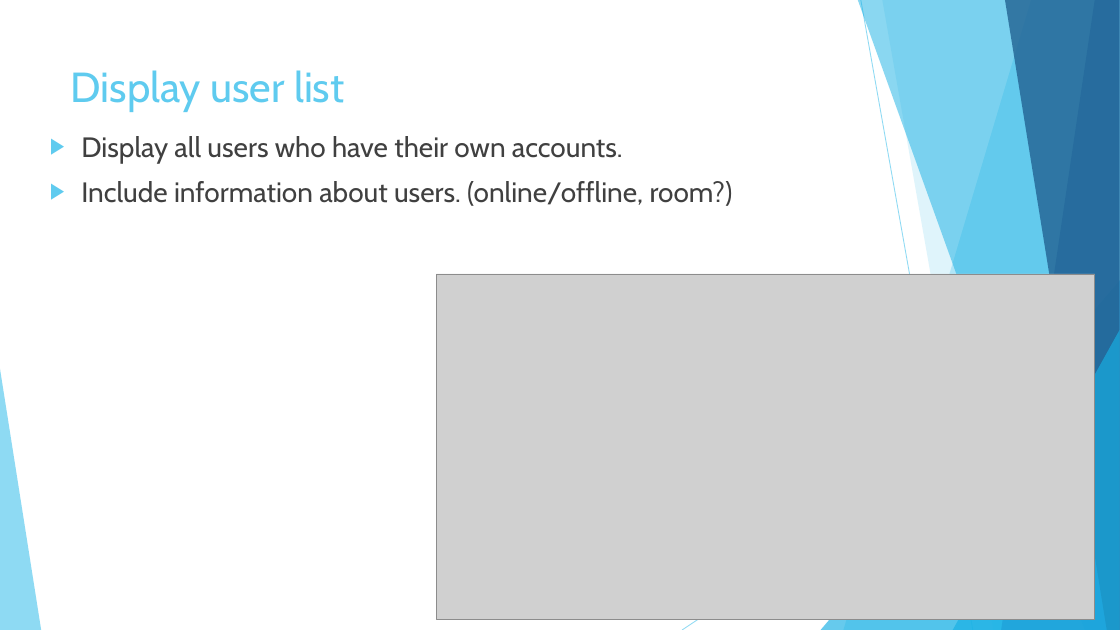
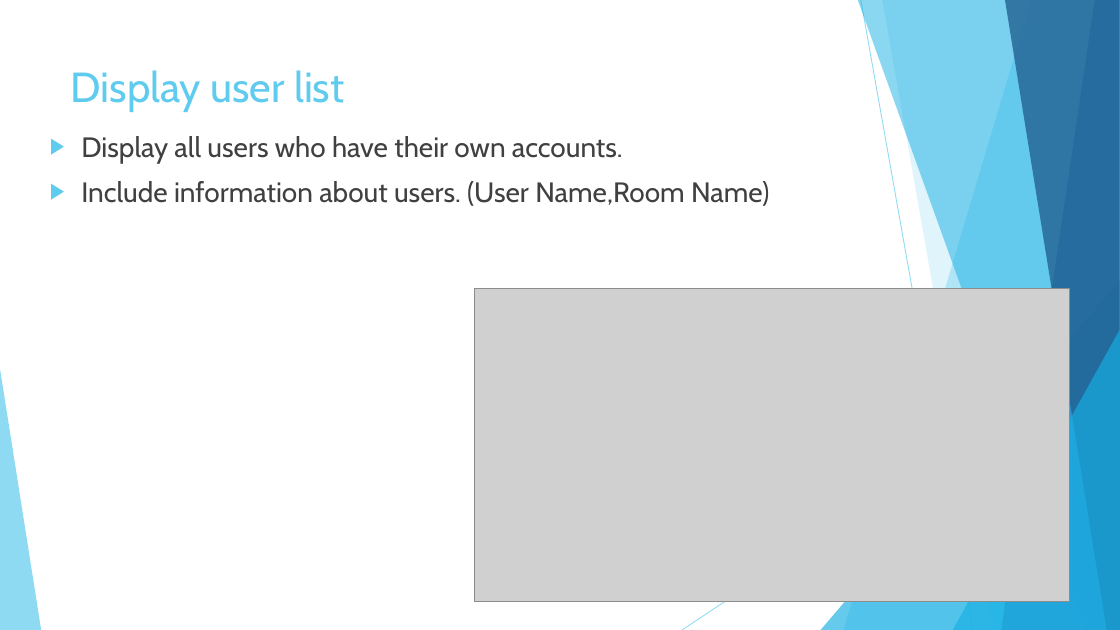
Before and after one commit to Tomdemort/SugChat, a slide deck: slide 2 of doc/day8/A_K_day8.pptx. Drawn at 1120x630 pixels with LibreOffice and Linux fonts; fonts in the diff are those of the drawing; grey boxes stand for pictures. Boxes give left, top, right and bottom in pixels: in the first picture for what was removed or moved away, otherwise in the second. Text is boxed around its words. In the diff, an @@ line names an element or a change of style, - is before the commit and + after.

```diff
--- a/doc/day8/A_K_day8.pptx
+++ b/doc/day8/A_K_day8.pptx
@@ text at <box>81,181,769,206</box>: text changed @@
-▶ Include information about users. (online/offline, room?)
+▶ Include information about users. (User Name,Room Name)
@@ picture: place and size @@
-picture at <box>436,274,1095,619</box>
+picture at <box>475,289,1070,602</box>
```
